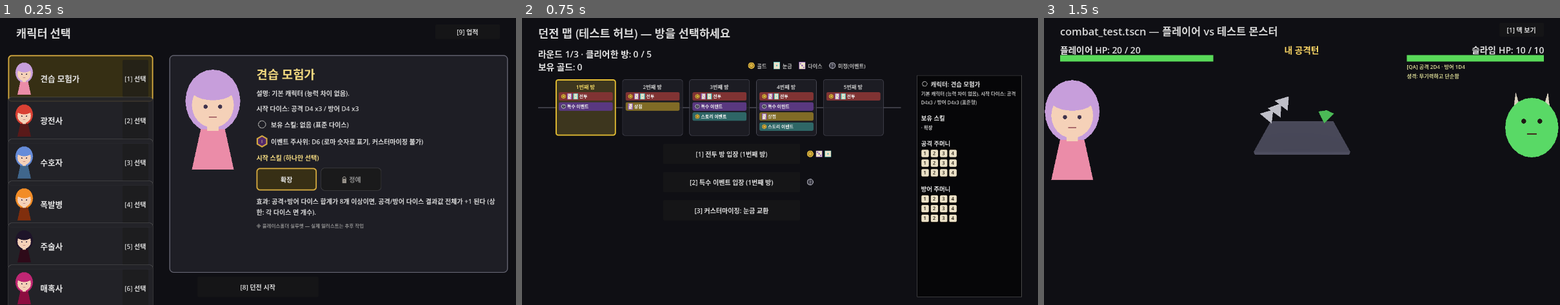
Above: before the commit, frames 1-3 (left to right).
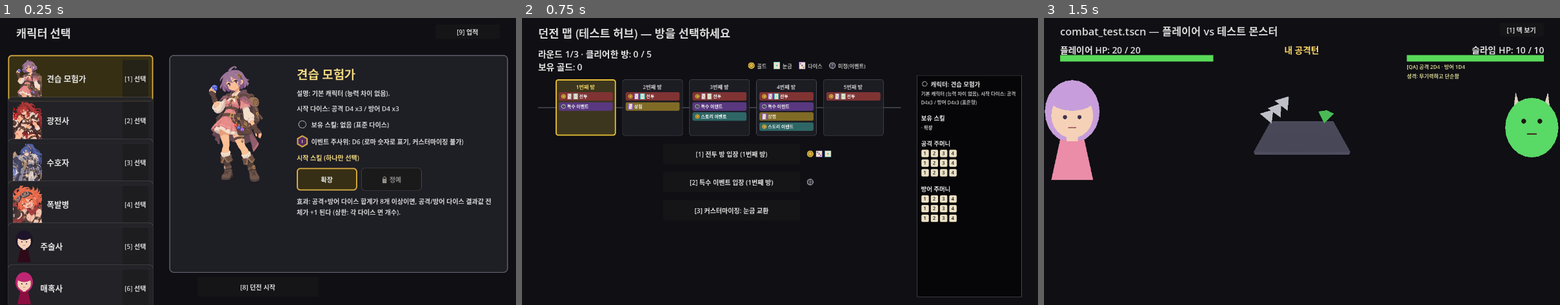
Above: after the commit, the same moments.

Repository: YGseok/ProjectD
Game: Godot game, scene res://code/scenes/character_select.tscn
Two runs of this game, one before a commit and one after it. Both use one fixed random seed, a clock stepped at 60 frames per second and the inputs below.
Inputs:
- Up to frame 1 (0.25 s): no input
- Up to frame 2 (0.75 s): click "[8] 던전 시작" at 0.5 s
- Up to frame 3 (1.5 s): click "[1] 전투 방 입장 (1번째 방)" at 1.25 s

The runs differ from the first frame. In frame 1, 12% of the frame differs, in the area x 2-96%, y 14-74%; in frame 2, nothing differs; in frame 3, nothing differs.

Commit message:
feat(art): 캐릭터 선택 화면에 전신 원화 적용 + 아트 리소스 관리 체계 도입
- docs/art/ART_RESOURCES.md: 필요 리소스 목록/발주/입고/적용 추적 문서 신설
  (스타일 기준, 분류별 ID 대역 ART-<CH|MO|BG|UI|FX><번호>-<종류>, 발주서
  CH005~007-FULL, CH001~007-FACE, MO001~005-FULL/FACE)
- resources/ 정리: characters/<id>/full.png, 설정 시트는 _reference/(.gdignore)
- CharacterArt 헬퍼: 원화가 있으면 표시, 없으면 기존 플레이스홀더 유지
- character_select: 목록 카드 상반신 썸네일 + 상세 패널 전신 원화 (CH001~004)
- Setting/ 메모리 동기화

Co-Authored-By: Claude Opus 5.5 <noreply@anthropic.com>

Diff:
--- /dev/null
+++ b/code/scenes/character_art.gd
@@ -0,0 +1,40 @@
+extends RefCounted
+class_name CharacterArt
+## 캐릭터 원화(일러스트) 경로 규칙과 로드 헬퍼.
+##
+## 파일 위치는 docs/art/ART_RESOURCES.md "폴더 규칙"을 따른다:
+##   res://resources/characters/<캐릭터 id>/full.png   — 선택 화면 전신
+##   res://resources/characters/<캐릭터 id>/face_<표정>.png — 전투 화면 상반신 표정 컷(추후)
+## 파일이 아직 입고되지 않은 캐릭터는 load_*()가 null을 돌려주므로, 호출하는 쪽은
+## null이면 기존 도형 플레이스홀더(CharacterPortraitPlaceholder)를 그대로 쓰면 된다.
+
+const BASE_DIR := "res://resources/characters/%s/"
+
+## 목록 카드용 썸네일 크롭 영역(전신 원화 1181x1332 기준). 입고된 원화들은 머리가
+## 대략 x 450~700 / y 50~400 부근에 있어서, 가운데 위쪽(머리~허리)을 카드 칸 비율
+## (72x92 ≈ 0.78)에 맞춰 잘라낸다. 특정 캐릭터 구도가 크게 다르면 프로필별 오버라이드를
+## 추가할 것.
+const THUMB_REGION := Rect2(250, 30, 620, 792)
+
+
+static func full_path(character_id: String) -> String:
+	return (BASE_DIR % character_id) + "full.png"
+
+
+## 전신 원화. 없으면 null.
+static func load_full(character_id: String) -> Texture2D:
+	var path := full_path(character_id)
+	if not ResourceLoader.exists(path):
+		return null
+	return load(path) as Texture2D
+
+
+## 목록 카드용 썸네일(전신 원화의 상반신 부분). 원화가 없으면 null.
+static func load_thumb(character_id: String) -> Texture2D:
+	var full := load_full(character_id)
+	if full == null:
+		return null
+	var atlas := AtlasTexture.new()
+	atlas.atlas = full
+	atlas.region = THUMB_REGION
+	return atlas
--- a/code/scenes/character_select.gd
+++ b/code/scenes/character_select.gd
@@ -30,6 +30,9 @@
 ## 크기로 그려지므로, 목록의 작은 초상 칸에 맞추려면 축소해야 한다(Node2D.scale 사용 —
 ## _draw() 좌표 자체를 다시 계산하지 않고 그대로 축소).
 const PORTRAIT_SCALE := 0.32
+## DETAIL_ART_SIZE: 상세 패널 왼쪽 전신 원화 칸 크기. 원화 비율(1181x1332 ≈ 0.89)에
+## 맞추고, 패널 내용 높이(540 - 상하 여백 48 = 492) 안에 들어가게 잡았다.
+const DETAIL_ART_SIZE := Vector2(260, 293)
 
 @onready var cards_container: Control = $CardsContainer
 @onready var detail_container: Control = $DetailPanelContainer
@@ -44,6 +47,10 @@
 ## 카드를 고를 때마다 _refresh_detail_panel()이 텍스트/초상만 바꿔 다시 만들지 않는다
 ## (매번 새로 만들면 불필요하게 무겁고, 스크롤 위치 등 상태가 있다면 리셋될 수 있음).
 var _detail_portrait: CharacterPortraitPlaceholder
+## 원화가 입고된 캐릭터는 이 TextureRect에 전신(CharacterArt.load_full)을 띄우고
+## _detail_portrait(플레이스홀더)를 숨긴다. 원화가 없으면 반대로.
+var _detail_art: TextureRect
+var _detail_placeholder_note: Label
 var _detail_name_label: Label
 var _detail_concept_label: Label
 var _detail_dice_label: Label
@@ -120,6 +127,42 @@
 
 	var portrait_holder := Control.new()
 	portrait_holder.custom_minimum_size = Vector2(56, CARD_HEIGHT)
+	# 원화가 입고된 캐릭터는 상반신 썸네일(CharacterArt.load_thumb)을, 아직 없는
+	# 캐릭터는 아래의 도형 플레이스홀더를 그린다(docs/art/ART_RESOURCES.md 4장).
+	var thumb := CharacterArt.load_thumb(profile["id"])
+	if thumb != null:
+		portrait_holder.custom_minimum_size = Vector2(72, CARD_HEIGHT)
+		var thumb_rect := TextureRect.new()
+		thumb_rect.texture = thumb
+		thumb_rect.expand_mode = TextureRect.EXPAND_IGNORE_SIZE
+		thumb_rect.stretch_mode = TextureRect.STRETCH_KEEP_ASPECT_CENTERED
+		thumb_rect.set_anchors_preset(Control.PRESET_FULL_RECT)
+		thumb_rect.mouse_filter = Control.MOUSE_FILTER_IGNORE
+		portrait_holder.add_child(thumb_rect)
+	else:
+		_add_placeholder_thumb(portrait_holder, profile)
+	hbox.add_child(portrait_holder)
+
+	var name_label := Label.new()
+	name_label.text = profile["name"]
+	name_label.vertical_alignment = VERTICAL_ALIGNMENT_CENTER
+	name_label.size_flags_vertical = Control.SIZE_EXPAND_FILL
+	name_label.size_flags_horizontal = Control.SIZE_EXPAND_FILL
+	name_label.add_theme_font_size_override("font_size", 20)
+	name_label.add_theme_color_override("font_color", Color(0.9, 0.9, 0.9))
+	hbox.add_child(name_label)
+
+	var select_button := Button.new()
+	select_button.text = "선택"
+	select_button.custom_minimum_size = Vector2(64, 0)
+	select_button.pressed.connect(_on_card_selected.bind(profile["id"]))
+	hbox.add_child(select_button)
+	select_buttons.append(select_button)
+
+	return panel
+
+
+func _add_placeholder_thumb(portrait_holder: Control, profile: Dictionary) -> void:
 	var portrait := CharacterPortraitPlaceholder.new()
 	portrait.scale = Vector2(PORTRAIT_SCALE, PORTRAIT_SCALE)
 	# 실루엣 그리기 범위는 원본 스케일 기준 x -68~68 / y -108~140(character_portrait_
@@ -129,25 +172,6 @@
 	portrait.position = Vector2(28, CARD_HEIGHT / 2.0 - 5)
 	portrait.set_palette(profile["hair_color"], profile["dress_color"])
 	portrait_holder.add_child(portrait)
-	hbox.add_child(portrait_holder)
-
-	var name_label := Label.new()
-	name_label.text = profile["name"]
-	name_label.vertical_alignment = VERTICAL_ALIGNMENT_CENTER
-	name_label.size_flags_vertical = Control.SIZE_EXPAND_FILL
-	name_label.size_flags_horizontal = Control.SIZE_EXPAND_FILL
-	name_label.add_theme_font_size_override("font_size", 20)
-	name_label.add_theme_color_override("font_color", Color(0.9, 0.9, 0.9))
-	hbox.add_child(name_label)
-
-	var select_button := Button.new()
-	select_button.text = "선택"
-	select_button.custom_minimum_size = Vector2(64, 0)
-	select_button.pressed.connect(_on_card_selected.bind(profile["id"]))
-	hbox.add_child(select_button)
-	select_buttons.append(select_button)
-
-	return panel
 
 
 ## 오른쪽 상세 정보 패널의 뼈대(패널 배경 + 제목/초상/설명/시작 다이스/보유 스킬
@@ -172,10 +196,16 @@
 	panel.add_child(hbox)
 
 	var portrait_holder := Control.new()
-	portrait_holder.custom_minimum_size = Vector2(160, 0)
+	portrait_holder.custom_minimum_size = Vector2(DETAIL_ART_SIZE.x, 0)
 	_detail_portrait = CharacterPortraitPlaceholder.new()
-	_detail_portrait.position = Vector2(80, 120)
+	_detail_portrait.position = Vector2(DETAIL_ART_SIZE.x / 2.0, 120)
 	portrait_holder.add_child(_detail_portrait)
+	_detail_art = TextureRect.new()
+	_detail_art.size = DETAIL_ART_SIZE
+	_detail_art.expand_mode = TextureRect.EXPAND_IGNORE_SIZE
+	_detail_art.stretch_mode = TextureRect.STRETCH_KEEP_ASPECT_CENTERED
+	_detail_art.mouse_filter = Control.MOUSE_FILTER_IGNORE
+	portrait_holder.add_child(_detail_art)
 	hbox.add_child(portrait_holder)
 
 	var info_vbox := VBoxContainer.new()
@@ -248,6 +278,7 @@
 	info_vbox.add_child(_starting_skill_unlock_label)
 
 	var note_label := Label.new()
+	_detail_placeholder_note = note_label
 	note_label.text = "※ 플레이스홀더 실루엣 — 실제 일러스트는 추후 작업"
 	note_label.autowrap_mode = TextServer.AUTOWRAP_WORD
 	note_label.add_theme_font_size_override("font_size", 12)
@@ -269,6 +300,11 @@
 func _refresh_detail_panel() -> void:
 	var profile := CharacterProfiles.get_profile(_selected_id)
 	_detail_portrait.set_palette(profile["hair_color"], profile["dress_color"])
+	var art := CharacterArt.load_full(_selected_id)
+	_detail_art.texture = art
+	_detail_art.visible = art != null
+	_detail_portrait.visible = art == null
+	_detail_placeholder_note.visible = art == null
 	_detail_name_label.text = profile["name"]
 	_detail_concept_label.text = "설명: %s" % String(profile.get("concept", profile.get("desc", "")))
 	_detail_dice_label.text = "시작 다이스: 공격 D4 x%d / 방어 D4 x%d" % [
@@ -629,6 +665,18 @@
 	_on_starting_skill_locked_preview("start_lean")
 
 
+## QA 전용: [대형 기획 5] F-2(b) — 견습 모험가의 3개 슬롯(확장/정예/황금손)이 모두
+## 해금된 상태(r1_novice + clear_novice)로 겹침 없이 가로 배치되는지 확인한다. 상세
+## 패널 폭(~600px)에서 150px 버튼 3개(+separation 10px x2)가 들어가는지가 핵심
+## 검증 지점(F-2(a) 완료 기록 참고 — 그때는 슬롯이 2개뿐이라 이 레이아웃을 아직
+## 확인할 수 없었음).
+func _debug_show_starting_skill_all_unlocked() -> void:
+	AchievementManager._debug_reset_for_qa()
+	AchievementManager.unlock("r1_novice")
+	AchievementManager.unlock("clear_novice")
+	_on_card_selected("novice")
+
+
 ## QA 전용 — 실제 숫자 키 입력이 _unhandled_input()을 거쳐 버튼까지 눌리는 전체 경로를
 ## 확인하기 위함(dungeon_map.gd의 _debug_press_shortcut_customize와 같은 이유). "2번"은
 ## PROFILES 순서상 두 번째 카드("광전사")의 "선택" 버튼에 배정되므로, 이 키를 눌렀을 때
Not shown, added: code/scenes/character_art.gd.uid
Not shown, added: resources/_reference/.gdignore
Binary file added: resources/_reference/characters/berserker/sheet_poses.png
Binary file added: resources/_reference/characters/explosive/alt_full.png
Binary file added: resources/_reference/characters/explosive/sheet_expressions.png
Binary file added: resources/_reference/characters/explosive/sheet_poses.png
Binary file added: resources/_reference/characters/guardian/sheet_poses.png
Binary file added: resources/characters/berserker/full.png
Not shown, added: resources/characters/berserker/full.png.import
Binary file added: resources/characters/explosive/full.png
Not shown, added: resources/characters/explosive/full.png.import
Binary file added: resources/characters/guardian/full.png
(and 11 more such lines)
